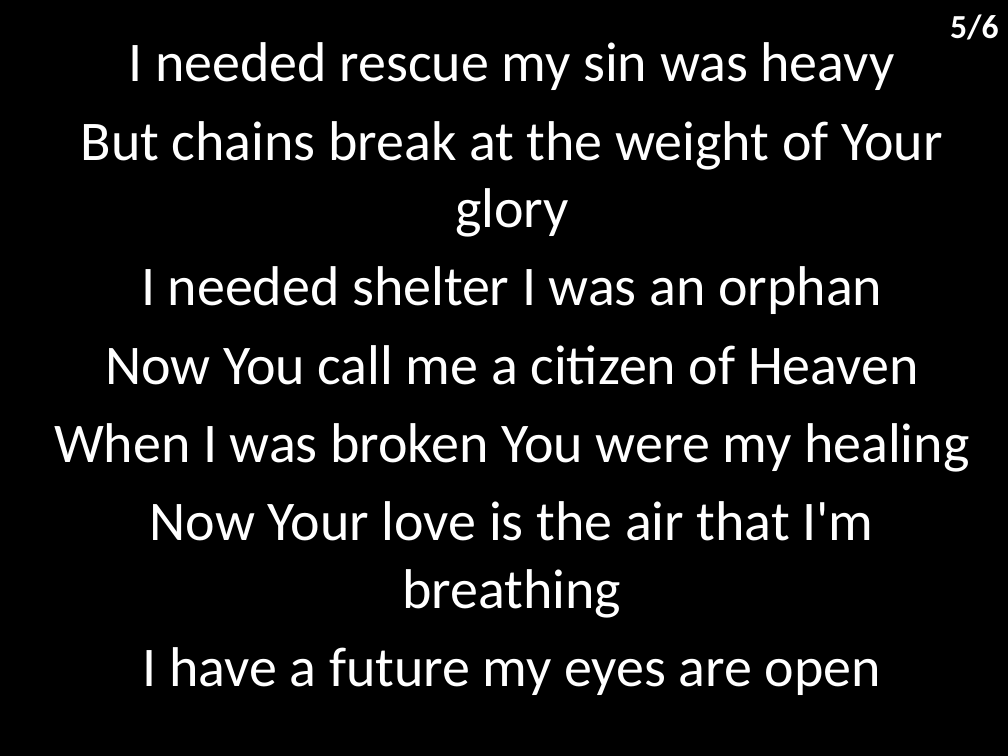
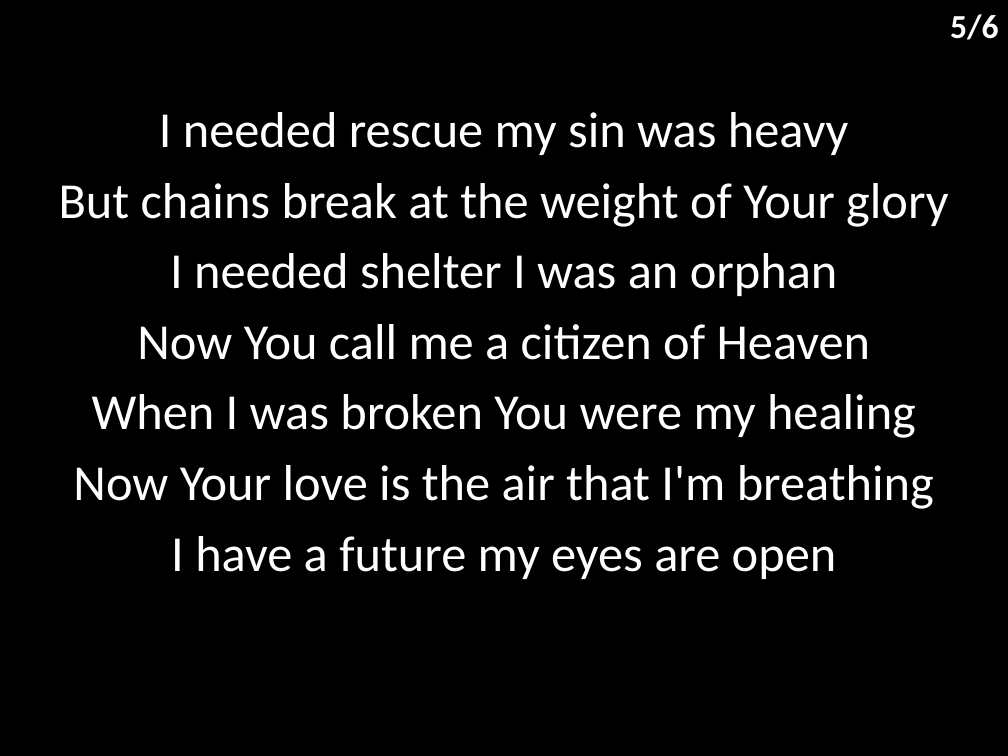
Before and after one commit to hoo-are-ya/worship, a slide deck: slide 6 of docs/songs/glorious day.pptx. Drawn at 1008x756 pixels with LibreOffice and Linux fonts; fonts in the diff are those of the drawing. Boxes give left, top, right and bottom in pixels: in the first picture for what was removed or moved away, otherwise in the second. Text is boxed around its words. In the diff, an @@ line names an element or a change of style, - is before the commit and + after.

```diff
--- a/docs/songs/glorious day.pptx
+++ b/docs/songs/glorious day.pptx
@@ subtitle "I needed rescue my sin ...": place and size @@
-subtitle "I needed rescue my sin ..." at (54,42,969,695)
+subtitle "I needed rescue my sin ..." at (59,112,948,579)
@@ subtitle "I needed rescue my sin ..." at (59,112,948,579): size 40 to 36 pt @@
```
Also in this commit, not shown: 5 other slides changed, 5 other files.
